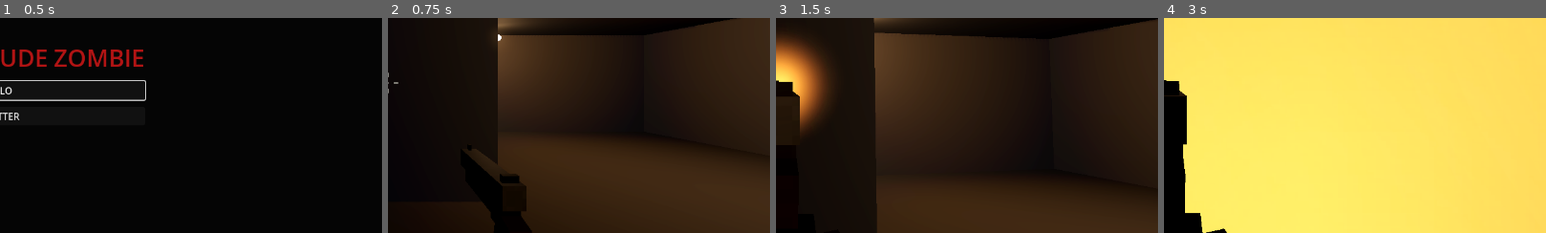
Above: before the commit, frames 1-4 (left to right).
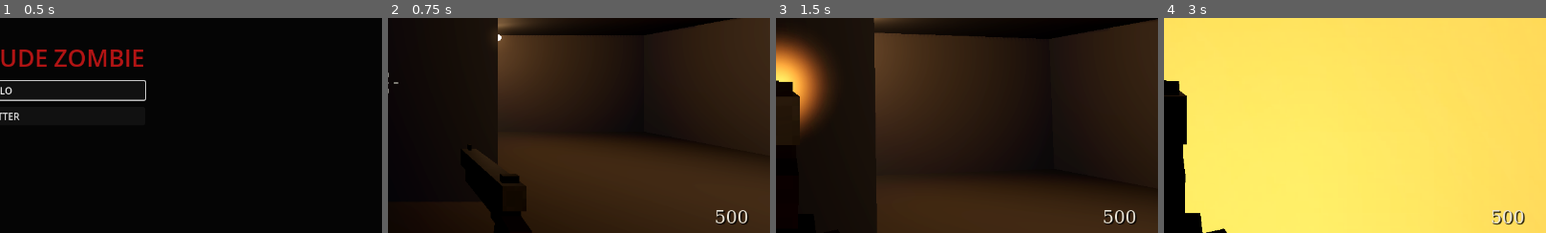
Above: after the commit, the same moments.

Repository: ValentinDelob/Claude-Of-Duty-Zombie
Game: Godot game, scene res://scenes/boot.tscn
Same seed, same stepped clock (60 frames per second), same inputs: the game is played once before the commit and once after it.
Inputs (mouse positions are % of the whole screen's width and height, from its top left):
- Up to frame 1 (0.5 s): no input
- Up to frame 2 (0.75 s): click "SOLO" at 0.5 s
- Up to frame 3 (1.5 s): move the mouse to (55, 50) at 1.27 s; hold W (move_forward) from 1.28 s (still down); hold Right mouse button (aim) from 1.28 s (still down); click (55, 50) at 1.42 s
- Up to frame 4 (3 s): keep holding W (move_forward); tap Space (jump) at 1.52, 2.27 s; tap V (melee) at 1.55, 2.1 s; move the mouse to (45, 50) at 2.02 s; release Right mouse button (aim) at 2.03 s; click (45, 50) at 2.17 s; right-click (45, 50) at 2.3 s; move the mouse to (52, 48) at 2.77 s; hold Right mouse button (aim) from 2.78 s (still down); click (52, 48) at 2.92 s
The pictures show only the part of the screen within x 50-100%, y 35-85%; the shares and areas given below are measured in that part.

Frame 1 is identical in both runs. In frame 2, 0.3% of the frame differs, in the area x 85-95%, y 89-96%; in frame 3, 0.3%; in frame 4, 0.4%, in the area x 85-95%, y 89-97%.

Commit message:
feat: add points system
- PointsRules : barème (touche +10, mort +50, tête +100, couteau +130,
  pièges 0), fonctions pures testées
- Points : attribution serveur à partir des dégâts validés, statistiques
  (tués, têtes), multiplicateur (bonus futurs)
- HUD : panneau des points par joueur (couleur par place) et « +10 »
  flottants
- tests unitaires + autotest points_system

Co-Authored-By: Claude Opus 5.5 <noreply@anthropic.com>

Diff:
--- a/scenes/game.tscn
+++ b/scenes/game.tscn
@@ -6,6 +6,7 @@
 [ext_resource type="Script" path="res://scripts/game/combat.gd" id="4"]
 [ext_resource type="Script" path="res://scripts/game/fx/fx.gd" id="5"]
 [ext_resource type="Script" path="res://scripts/game/zombies/zombie_manager.gd" id="6"]
+[ext_resource type="Script" path="res://scripts/game/points.gd" id="7"]
 
 [node name="Game" type="Node3D"]
 script = ExtResource("1")
@@ -15,6 +16,9 @@
 
 [node name="Combat" type="Node" parent="."]
 script = ExtResource("4")
+
+[node name="Points" type="Node" parent="."]
+script = ExtResource("7")
 
 [node name="World" type="Node3D" parent="."]
 
--- a/scripts/game/game.gd
+++ b/scripts/game/game.gd
@@ -25,6 +25,7 @@
 @onready var session: Session = $Session
 @onready var combat: Combat = $Combat
 @onready var zombies: ZombieManager = $Zombies
+@onready var points: Points = $Points
 @onready var hud: Hud = $HUD
 
 
--- a/scripts/game/hud/hud.gd
+++ b/scripts/game/hud/hud.gd
@@ -20,6 +20,7 @@
 var _center_sub: Label
 var _fade: ColorRect
 var _heart_t := 0.0
+var _scores: ScorePanel
 
 
 func _ready() -> void:
@@ -51,6 +52,14 @@
 	_debug = UiStyle.label("", 13, Color(1, 1, 1, 0.5), "mono")
 	_debug.position = Vector2(8, 6)
 	add_child(_debug)
+
+	_scores = ScorePanel.new()
+	_scores.set_anchors_preset(Control.PRESET_BOTTOM_RIGHT)
+	_scores.grow_horizontal = Control.GROW_DIRECTION_BEGIN
+	_scores.grow_vertical = Control.GROW_DIRECTION_BEGIN
+	_scores.offset_right = -36
+	_scores.offset_bottom = -118
+	add_child(_scores)
 
 	var ammo_box := VBoxContainer.new()
 	ammo_box.set_anchors_preset(Control.PRESET_BOTTOM_RIGHT)
@@ -103,6 +112,7 @@
 
 func bind_player(p: Player) -> void:
 	player = p
+	_scores.bind(game.session)
 
 
 ## Marqueur de touche : blanc = touché (prédit localement), rouge = tué (serveur).
--- /dev/null
+++ b/scripts/game/hud/score_panel.gd
@@ -0,0 +1,64 @@
+class_name ScorePanel
+extends VBoxContainer
+## Points de tous les joueurs (en bas à droite) + « +10 » flottants.
+
+const SLOT_COLORS := [
+	Color(0.92, 0.9, 0.85), Color(0.45, 0.65, 1.0), Color(0.98, 0.82, 0.3), Color(0.5, 0.9, 0.45),
+	Color(0.9, 0.5, 0.9), Color(0.5, 0.9, 0.9), Color(1.0, 0.6, 0.4), Color(0.7, 0.7, 0.7),
+]
+
+var session: Session
+var _rows: Dictionary = {}  # pid -> Label
+
+
+static func slot_color(slot: int) -> Color:
+	return SLOT_COLORS[slot % SLOT_COLORS.size()]
+
+
+func bind(s: Session) -> void:
+	session = s
+	s.stats_changed.connect(func(_pid): refresh())
+	s.points_event.connect(_on_points)
+	alignment = BoxContainer.ALIGNMENT_END
+	add_theme_constant_override("separation", 0)
+	mouse_filter = Control.MOUSE_FILTER_IGNORE
+	refresh()
+
+
+func refresh() -> void:
+	if session == null:
+		return
+	for pid in _rows.keys():
+		if not session.data.has(pid):
+			_rows[pid].queue_free()
+			_rows.erase(pid)
+	for pid in Net.sorted_peer_ids():
+		var pd: PlayerData = session.data.get(pid)
+		if pd == null:
+			continue
+		if not _rows.has(pid):
+			var l := UiStyle.label("", 26, slot_color(Net.player_slot(pid)), "impact")
+			l.horizontal_alignment = HORIZONTAL_ALIGNMENT_RIGHT
+			add_child(l)
+			_rows[pid] = l
+		var row: Label = _rows[pid]
+		var me := pid == multiplayer.get_unique_id()
+		var dead := pd.life == PlayerData.Life.DEAD
+		row.text = ("%s   %d" % [Net.player_name(pid), pd.points]) if Net.players.size() > 1 else str(pd.points)
+		row.add_theme_font_size_override("font_size", 30 if me else 22)
+		row.modulate = Color(1, 1, 1, 0.35 if dead else 1.0)
+
+
+func _on_points(pid: int, delta: int) -> void:
+	refresh()
+	var row: Label = _rows.get(pid)
+	if row == null or delta == 0:
+		return
+	var pop := UiStyle.label(("+%d" % delta) if delta > 0 else str(delta), 22, UiStyle.GOLD if delta > 0 else UiStyle.BLOOD_BRIGHT, "impact")
+	get_parent().add_child(pop)
+	var start := row.global_position + Vector2(-70.0 - randf() * 40.0, randf_range(-16.0, 12.0))
+	pop.global_position = start
+	var tw := pop.create_tween().set_parallel(true)
+	tw.tween_property(pop, "global_position", start + Vector2(-70.0 - randf() * 40.0, randf_range(-30.0, 10.0)), 0.9).set_ease(Tween.EASE_OUT)
+	tw.tween_property(pop, "modulate:a", 0.0, 0.9).set_delay(0.3)
+	tw.chain().tween_callback(pop.queue_free)
--- /dev/null
+++ b/scripts/game/points.gd
@@ -0,0 +1,28 @@
+class_name Points
+extends Node
+## Attribution des points (serveur uniquement). Écoute les dégâts validés par
+## Combat et crédite le joueur via Session (qui réplique aux clients).
+
+var game: Game
+## Multiplicateur global (bonus « double points »).
+var multiplier := 1
+
+
+func _ready() -> void:
+	game = get_parent()
+	if multiplayer.is_server():
+		(game.get_node("Combat") as Combat).zombie_damaged.connect(_on_zombie_damaged)
+
+
+func _on_zombie_damaged(pid: int, _zid: int, _dmg: int, killed: bool, headshot: bool, kind: Combat.HitKind) -> void:
+	var pd := game.session.get_data(pid)
+	if pd == null:
+		return
+	var pts := PointsRules.for_damage(killed, headshot, kind) * multiplier
+	if pts > 0:
+		game.session.add_points(pid, pts)
+	if killed:
+		pd.kills += 1
+		if headshot:
+			pd.headshots += 1
+		game.session.sync_stats(pid)
--- /dev/null
+++ b/scripts/game/points_rules.gd
@@ -0,0 +1,27 @@
+class_name PointsRules
+extends RefCounted
+## Barème des points (fonctions pures, testées unitairement).
+
+const HIT := 10
+const KILL := 50
+const HEADSHOT_KILL := 100
+const MELEE_KILL := 130
+const SPLASH_KILL := 50
+## Tuer avec un piège ne rapporte rien (le piège a déjà été payé).
+const TRAP_KILL := 0
+## Bonus de fin de manche par joueur vivant (optionnel).
+const ROUND_SURVIVAL := 0
+
+
+## Points gagnés pour un coup porté à un zombie.
+static func for_damage(killed: bool, headshot: bool, kind: int) -> int:
+	match kind:
+		Combat.HitKind.TRAP:
+			return TRAP_KILL
+		Combat.HitKind.MELEE:
+			return MELEE_KILL if killed else HIT
+		Combat.HitKind.SPLASH:
+			return SPLASH_KILL if killed else HIT
+	if not killed:
+		return HIT
+	return HEADSHOT_KILL if headshot else KILL
--- /dev/null
+++ b/tests/autotest/points_system.gd
@@ -0,0 +1,41 @@
+extends AutotestScenario
+## Points : +10 par touche, +50 mort, +100 tête, +130 couteau. Crédités par le
+## serveur, affichés dans le HUD.
+
+var H := AutotestHelpers
+
+
+func run() -> void:
+	var p: Player = await H.start_solo_game(self)
+	if p == null:
+		return
+	var game := Game.instance
+	game.debug_spawning = false
+	game.combat.debug_invulnerable = true
+	await H.clear_zombies(self)
+	var pd := game.session.local_data()
+	var origin := MapData.cell_to_world(Vector2i(4, 7), 0.05)
+	p.teleport_to(origin, -PI * 0.5)
+	at.check(pd.points == 500, "500 points au départ")
+
+	var z := await H.dummy_zombie(self, origin + Vector3(6, 0, 0))
+	for i in 5:
+		H.aim_at(p, z.global_position + Vector3.UP * 0.9)
+		await H.shoot(self, p)
+	at.check(pd.points == 590, "4 touches + mort au corps : 590 (%d)" % pd.points)
+	await at.screenshot("popups")
+
+	z = await H.dummy_zombie(self, origin + Vector3(5, 0, 0.5))
+	for i in 2:
+		H.aim_at(p, z.head_position())
+		await H.shoot(self, p)
+	at.check(pd.points == 700, "tête + mort à la tête : 700 (%d)" % pd.points)
+
+	z = await H.dummy_zombie(self, origin + Vector3(1.3, 0, 0))
+	H.aim_at(p, z.global_position + Vector3.UP)
+	p.input.melee = true
+	await seconds(0.4)
+	at.check(pd.points == 830, "mort au couteau : 830 (%d)" % pd.points)
+	at.check(pd.kills == 3 and pd.headshots == 1, "stats : %d tués, %d têtes" % [pd.kills, pd.headshots])
+	var label: Label = game.hud._scores._rows.get(1)
+	at.check(label != null and label.text == "830", "HUD : %s" % (label.text if label else "absent"))
--- /dev/null
+++ b/tests/test_points.gd
@@ -0,0 +1,23 @@
+extends TestCase
+
+func test_hit_and_kill_values() -> void:
+	assert_eq(PointsRules.for_damage(false, false, Combat.HitKind.BULLET), 10)
+	assert_eq(PointsRules.for_damage(true, false, Combat.HitKind.BULLET), 50)
+	assert_eq(PointsRules.for_damage(true, true, Combat.HitKind.BULLET), 100)
+	assert_eq(PointsRules.for_damage(true, false, Combat.HitKind.MELEE), 130)
+	assert_eq(PointsRules.for_damage(false, false, Combat.HitKind.MELEE), 10)
+	assert_eq(PointsRules.for_damage(true, false, Combat.HitKind.TRAP), 0)
+
+
+func test_session_spend() -> void:
+	var s := Session.new()
+	host.add_child(s)
+	var pd := s.create(1)
+	assert_eq(pd.points, PlayerData.STARTING_POINTS)
+	assert_false(s.try_spend(1, 9999), "pas assez de points")
+	assert_eq(pd.points, 500)
+	assert_true(s.try_spend(1, 500))
+	assert_eq(pd.points, 0)
+	s.add_points(1, 60)
+	assert_eq(pd.points, 60)
+	s.queue_free()
Not shown: 1 places in scenes/game.tscn that only renumber resources
Not shown, added: scripts/game/hud/score_panel.gd.uid
Not shown, added: scripts/game/points.gd.uid
Not shown, added: scripts/game/points_rules.gd.uid
Not shown, added: tests/autotest/points_system.gd.uid
Not shown, added: tests/test_points.gd.uid
